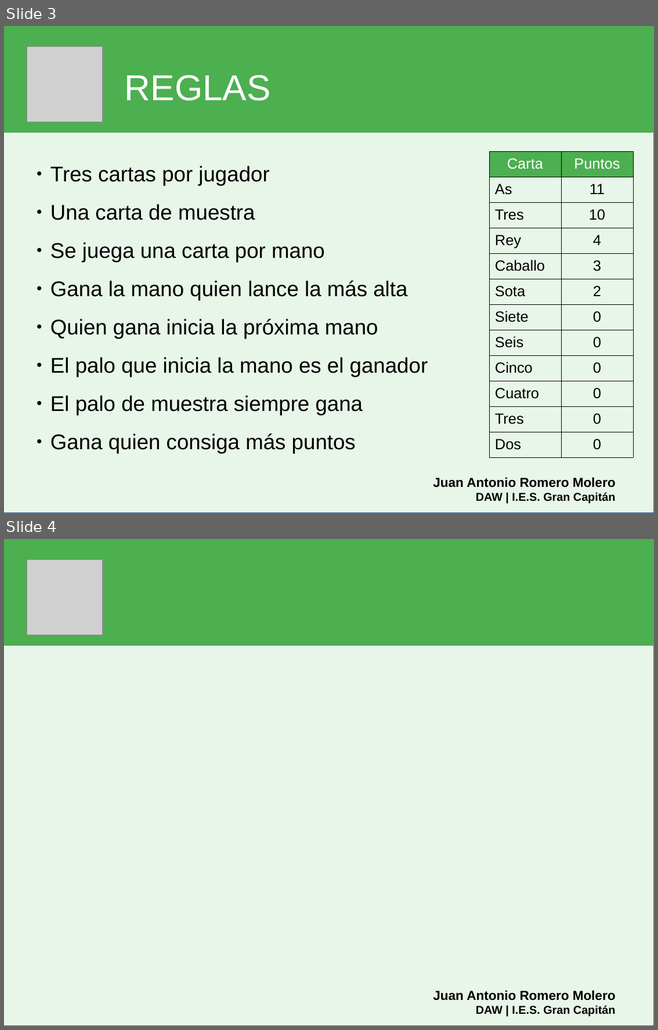
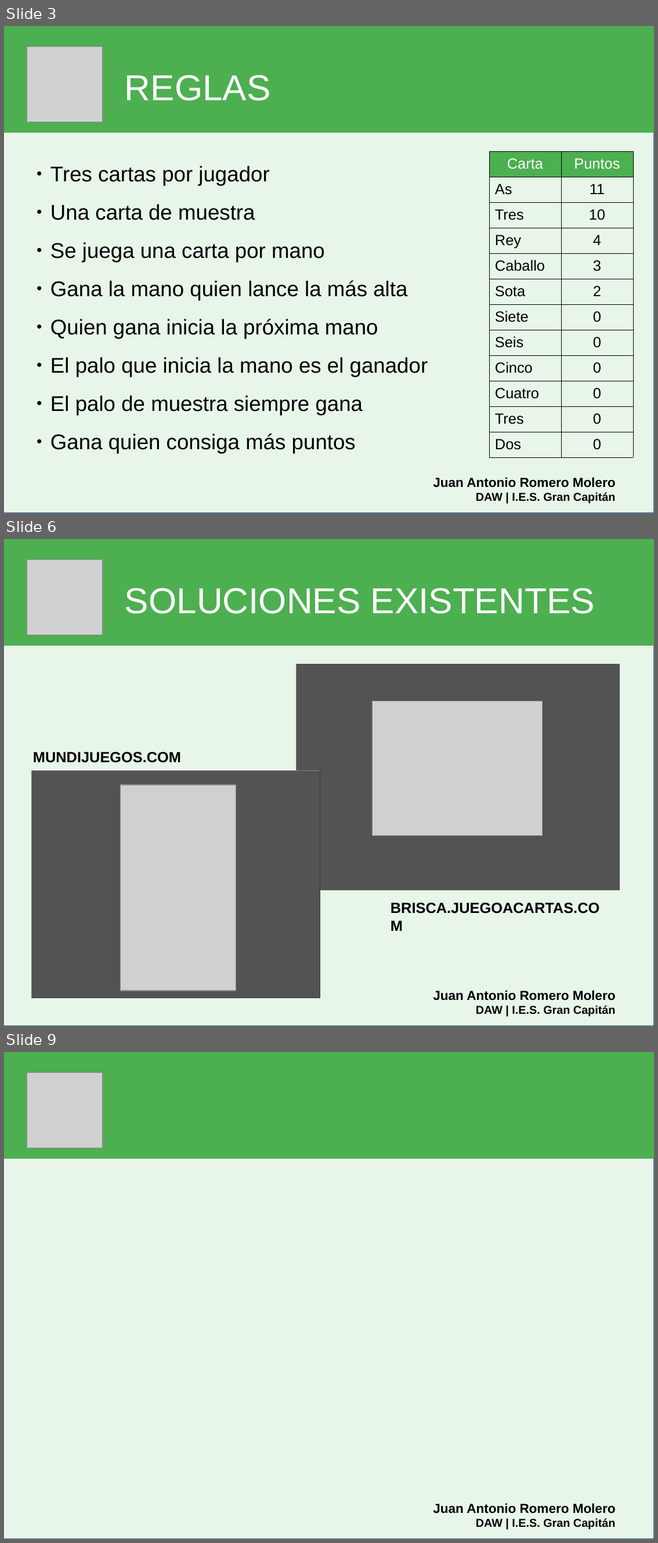
Before and after one commit to DptoInformaticaIESGranCapitan/JaRomero95-brisca-online, a slide deck: ppt/ppt.odp. Shown one above the other, each under a label of ours: slides 3 and 4 before the commit, slides 3, 6 and 9 after it; the slides between them are not shown. The pictures are 658x1030 and 658x1543 pixels, drawn with LibreOffice and Linux fonts; fonts in the diff are those of the drawing; grey boxes stand for pictures. Boxes give left, top, right and bottom in pixels: in the first picture for what was removed or moved away, otherwise in the second. Text is boxed around its words. In the diff, an @@ line names an element or a change of style, - is before the commit and + after.

```diff
--- a/ppt/ppt.odp
+++ b/ppt/ppt.odp
@@ slide 6 added at [4, 539, 654, 1026], background #FFFFFF; not listed: 2 template elements that a slide beside it also shows @@
@@ picture added at [27, 560, 103, 635] @@
@@ title added at [125, 588, 594, 614], 44 pt, text #FFFFFF @@
+SOLUCIONES EXISTENTES
@@ picture added at [296, 664, 619, 890] @@
@@ rectangle added at [296, 664, 619, 890], fill #000000 at 60% opacity @@
@@ picture added at [372, 702, 542, 836] @@
@@ text added at [33, 752, 181, 763], 18 pt, text #000000, bold @@
+MUNDIJUEGOS.COM
@@ picture added at [32, 771, 320, 999] @@
@@ rectangle added at [32, 771, 320, 999], fill #000000 at 60% opacity @@
@@ picture added at [120, 785, 236, 991] @@
@@ text added at [390, 903, 599, 914], 18 pt, text #000000, bold @@
+BRISCA.JUEGOACARTAS.COM
@@ text added at [433, 990, 615, 1016], 16 pt, text #000000, bold @@
+Juan Antonio Romero Molero
+DAW | I.E.S. Gran Capitán
@@ what was slide 4 is now slide 9 @@
```
Also in this commit, not shown: 2 slides changed, 2 other slides added, 7 other files.
